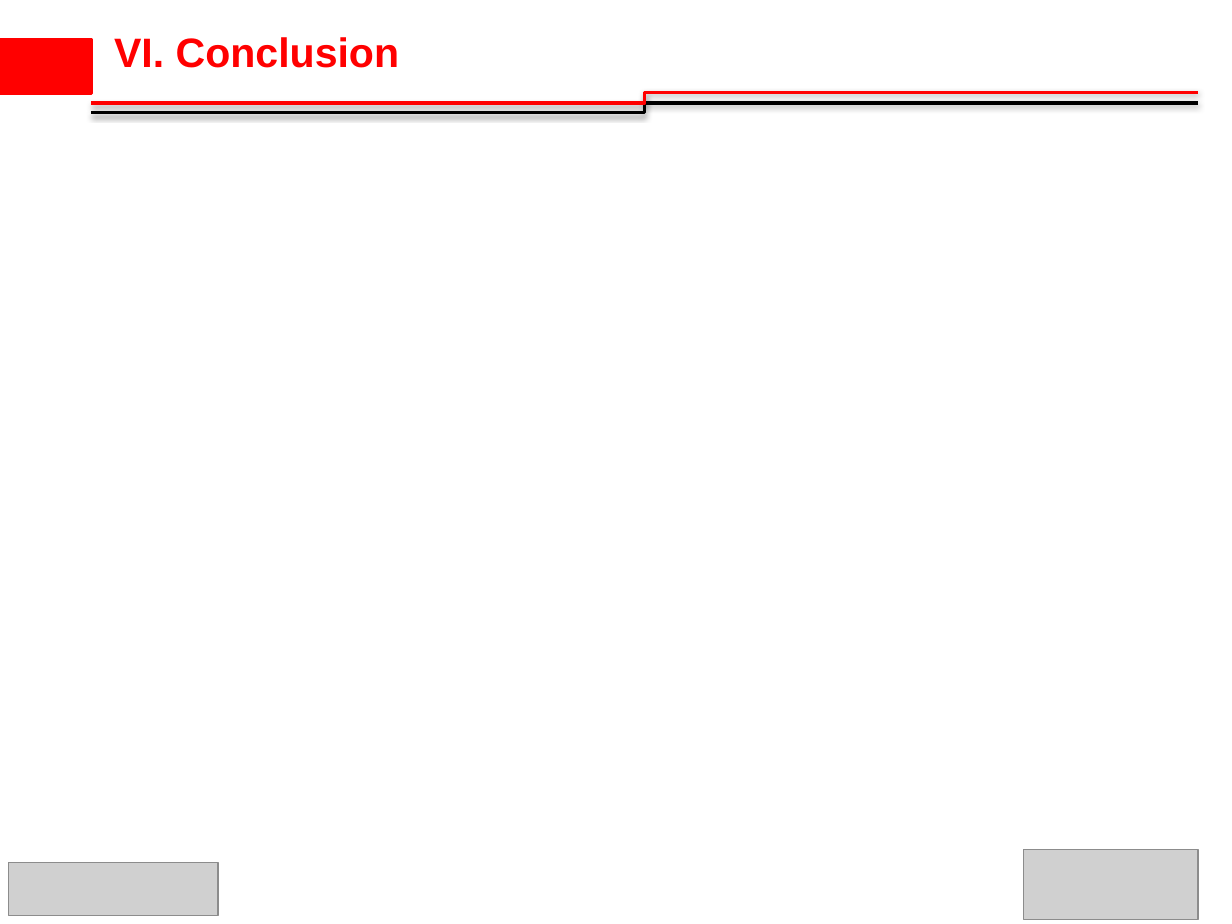
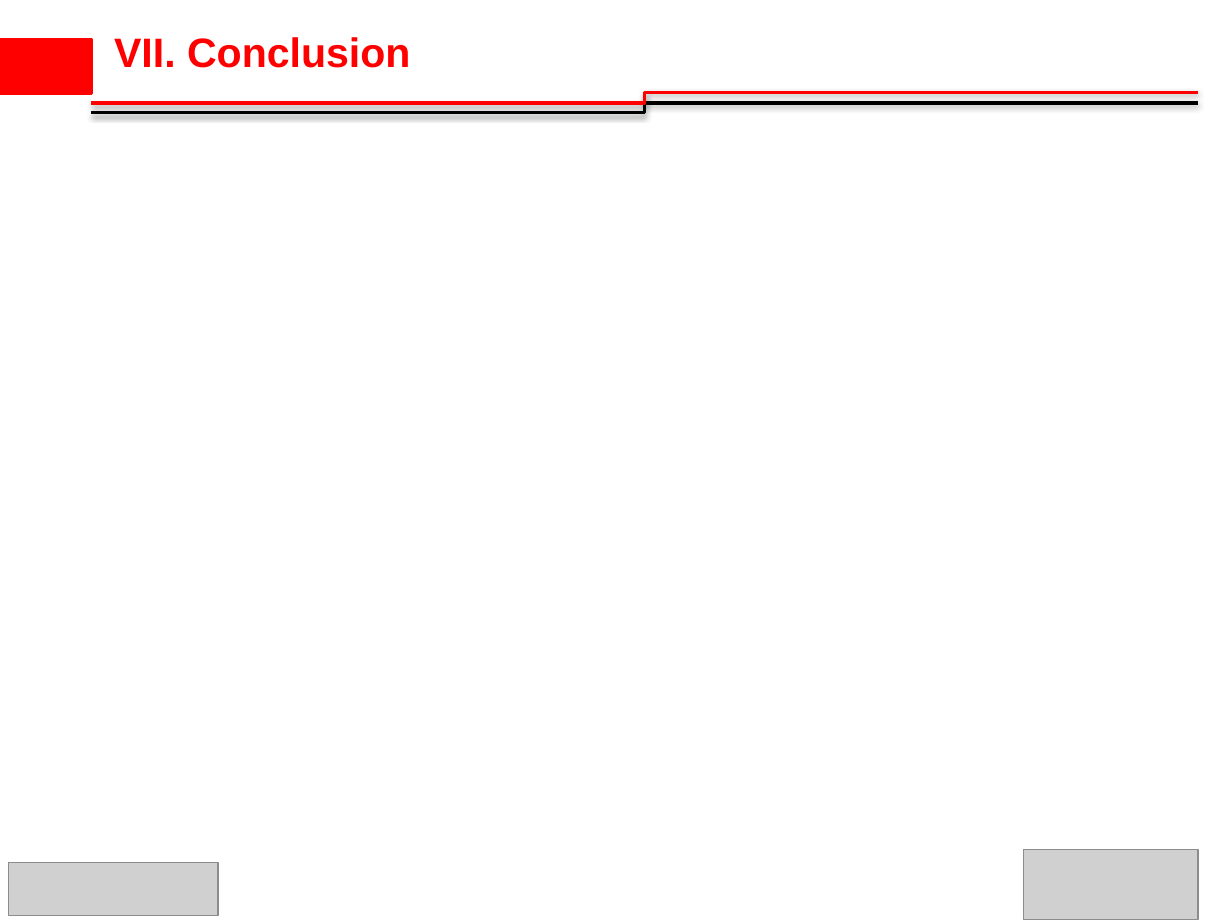
Before and after one commit to ibrahimsava/Osis-training-in-java, a slide deck: slide 22 of osis_presentation_Ibrahim_SAVADOGO_S3.pptx. Drawn at 1232x924 pixels with LibreOffice and Linux fonts; fonts in the diff are those of the drawing; grey boxes stand for pictures; background and template pictures are left out. Boxes give left, top, right and bottom in pixels: in the first picture for what was removed or moved away, otherwise in the second. Text is boxed around its words. In the diff, an @@ line names an element or a change of style, - is before the commit and + after.

```diff
--- a/osis_presentation_Ibrahim_SAVADOGO_S3.pptx
+++ b/osis_presentation_Ibrahim_SAVADOGO_S3.pptx
@@ title at bbox=[114, 37, 410, 68]: text changed @@
-VI. Conclusion
+VII. Conclusion
```
Also in this commit, not shown: 4 other slides changed, 5 other files.
